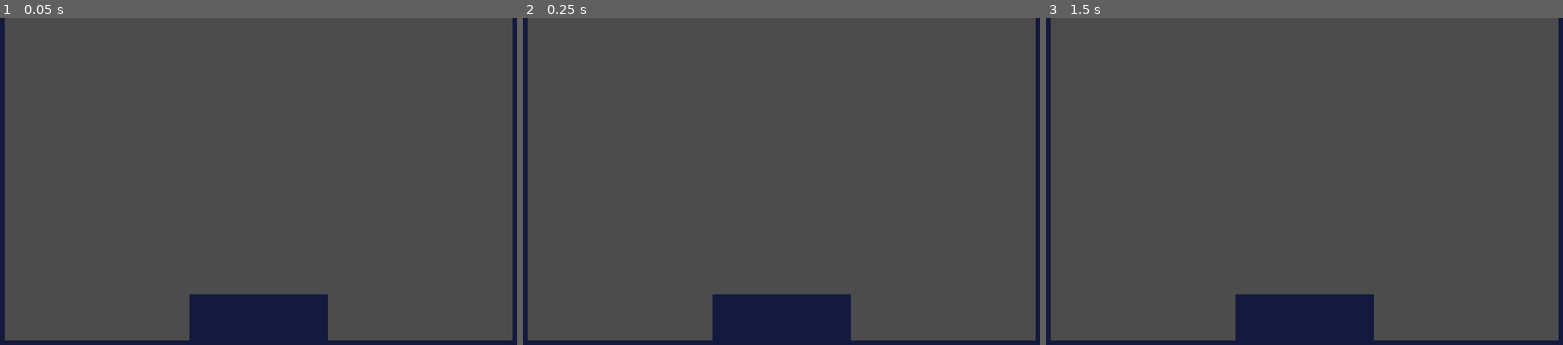
Above: before the commit, frames 1-3 (left to right).
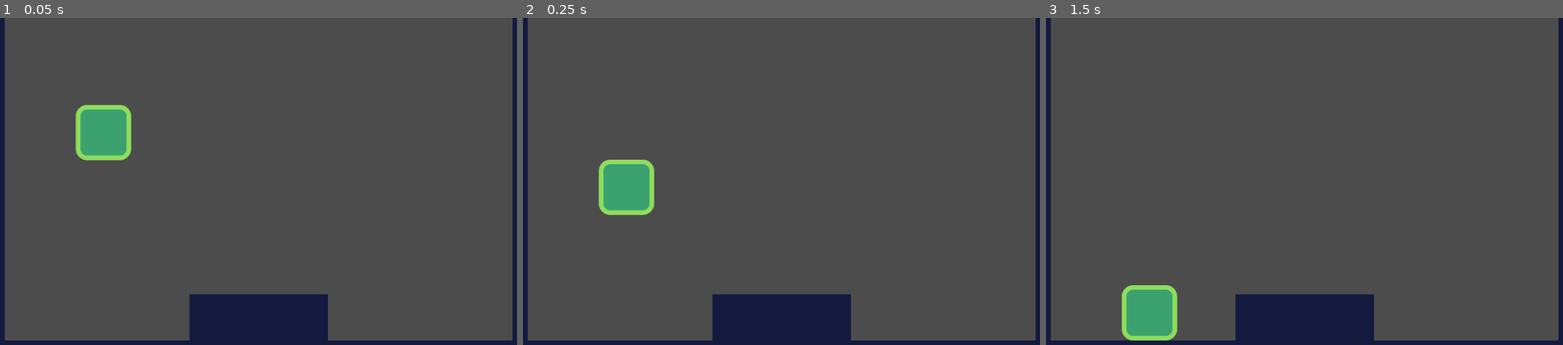
Above: after the commit, the same moments.

Repository: esteimanuel/learn-godot
Game: Godot game, scene res://src/Levels/LevelTemplate.tscn
The game is run twice, just before and just after one commit, with the same random seed, the same clock (stepped at 60 frames per second) and the same inputs.
Inputs:
- Up to frame 1 (0.05 s): no input
- Up to frame 2 (0.25 s): no input
- Up to frame 3 (1.5 s): tap Enter at 1.25 s

The runs differ from the first frame. In frame 1, 1.8% of the frame differs, in the area x 14-26%, y 26-44%; in frame 2, 1.8%; in frame 3, 1.8%.

Commit message:
feat: add player to level

Diff:
--- a/src/Levels/LevelTemplate.tscn
+++ b/src/Levels/LevelTemplate.tscn
@@ -1,6 +1,7 @@
-[gd_scene load_steps=2 format=2]
+[gd_scene load_steps=3 format=2]
 
 [ext_resource path="res://assets/tileset.tres" type="TileSet" id=1]
+[ext_resource path="res://src/Actors/Player.tscn" type="PackedScene" id=2]
 
 [node name="LevelTemplate" type="Node2D"]
 
@@ -9,3 +10,6 @@
 cell_size = Vector2( 80, 80 )
 format = 1
 tile_data = PoolIntArray( 0, 0, 0, 12, 0, 0, 65536, 0, 0, 65548, 0, 0, 131072, 0, 0, 131084, 0, 0, 196608, 0, 0, 196620 …(316 unchanged characters)…
+
+[node name="Player" parent="." instance=ExtResource( 2 )]
+position = Vector2( 251, 242 )
